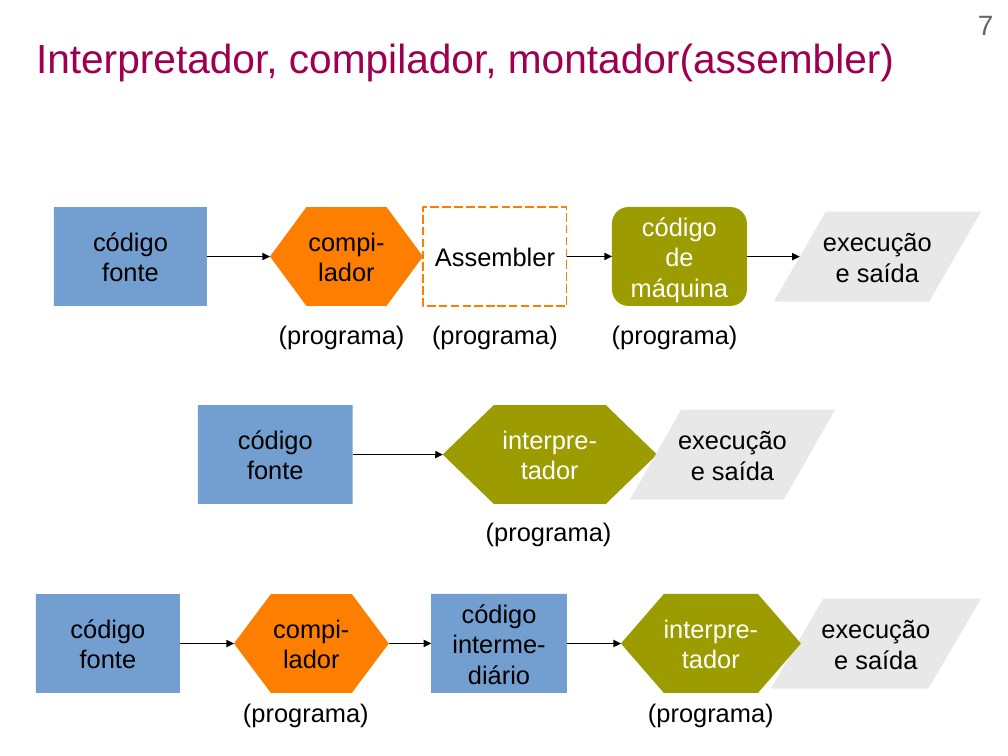
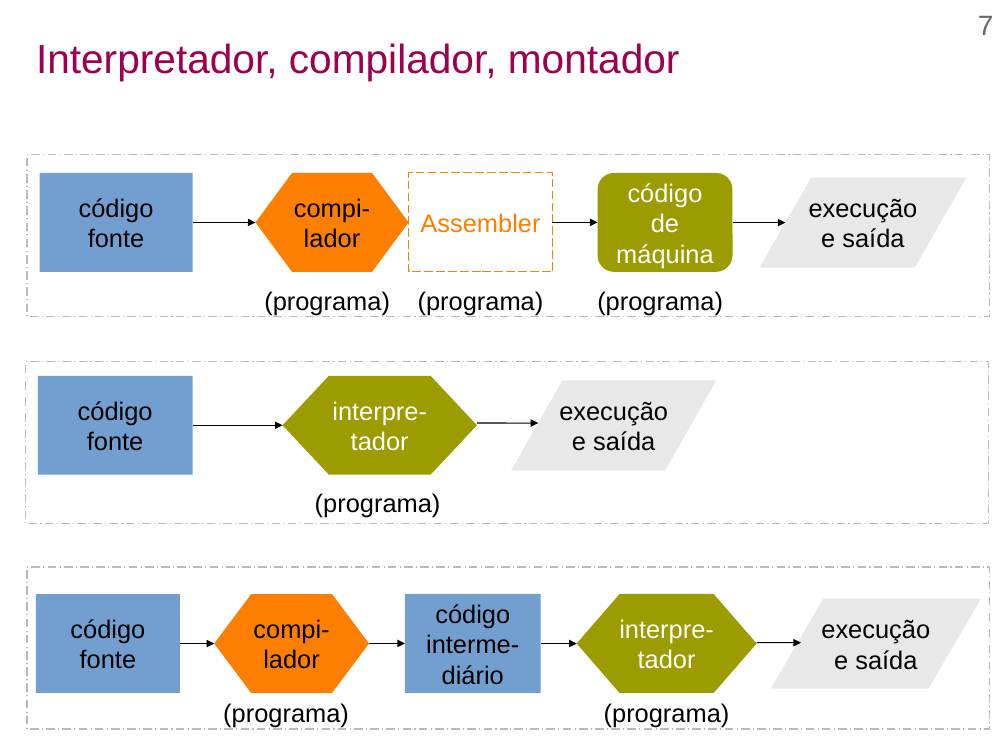
Before and after one commit to efurlanm/teaching, a slide deck: slide 7 of aed/AED-U1S2-Assembly.odp. Drawn at 1008x756 pixels with LibreOffice and Linux fonts; fonts in the diff are those of the drawing; background and template pictures are left out. Boxes give left, top, right and bottom in pixels: in the first picture for what was removed or moved away, otherwise in the second. Text is boxed around its words. In the diff, an @@ line names an element or a change of style, - is before the commit and + after.

```diff
--- a/aed/AED-U1S2-Assembly.odp
+++ b/aed/AED-U1S2-Assembly.odp
@@ title at [36, 43, 680, 81]: text changed @@
-Interpretador, compilador, montador(assembler)
+Interpretador, compilador, montador
@@ rectangle added at [27, 155, 991, 316], outline #BABABA 0.85 pt dashed @@
@@ rectangle "Assembler" at [409, 173, 552, 272]: text colour #000000 to #FE7F00 @@
@@ 3 texts, 3 elbow arrows, 2 rectangles, 1 parallelogram, 1 rounded rectangle, 1 hexagon: place and size @@
-3 texts, 3 elbow arrows, 2 rectangles, 1 parallelogram, 1 rounded rectangle, 1 hexagon at [54, 207, 981, 350]
+3 texts, 3 elbow arrows, 2 rectangles, 1 parallelogram, 1 rounded rectangle, 1 hexagon at [39, 173, 967, 316]
@@ rectangle added at [26, 362, 989, 524], outline #BABABA 0.85 pt dashed @@
@@ rectangle "código fonte": place and size @@
-rectangle "código fonte" at [198, 405, 353, 504]
+rectangle "código fonte" at [38, 376, 192, 475]
@@ hexagon "interpre-tador": place and size @@
-hexagon "interpre-tador" at [443, 405, 657, 504]
+hexagon "interpre-tador" at [283, 376, 477, 475]
@@ hexagon "interpre-tador" at [283, 376, 477, 475]: proportions changed @@
@@ parallelogram "execução e saída": place and size @@
-parallelogram "execução e saída" at [630, 410, 835, 499]
+parallelogram "execução e saída" at [511, 381, 716, 470]
@@ elbow arrow moved from (353, 455) - (443, 455) to (193, 425) - (283, 425) @@
@@ arrow added from (477, 424) to (539, 424), #000000 0.85 pt @@
@@ text "(programa)": place and size @@
-text "(programa)" at [486, 522, 612, 547]
+text "(programa)" at [315, 493, 441, 517]
@@ rectangle added at [27, 567, 991, 729], outline #BABABA 0.85 pt dashed @@
@@ hexagon "compi-lador": place and size @@
-hexagon "compi-lador" at [234, 595, 389, 693]
+hexagon "compi-lador" at [214, 595, 369, 693]
@@ rectangle "código interme-diário": place and size @@
-rectangle "código interme-diário" at [432, 595, 567, 693]
+rectangle "código interme-diário" at [405, 595, 541, 693]
@@ hexagon "interpre-tador": place and size @@
-hexagon "interpre-tador" at [621, 595, 801, 693]
+hexagon "interpre-tador" at [577, 595, 757, 693]
@@ elbow arrow moved from (180, 644) - (234, 644) to (180, 644) - (214, 644) @@
@@ elbow arrow moved from (389, 644) - (432, 644) to (370, 644) - (405, 644) @@
@@ elbow arrow moved from (567, 644) - (621, 644) to (541, 644) - (577, 644) @@
@@ arrow added from (757, 643) to (801, 643), #000000 0.85 pt @@
@@ text "(programa)": place and size @@
-text "(programa)" at [243, 703, 369, 728]
+text "(programa)" at [223, 703, 349, 728]
@@ text "(programa)": place and size @@
-text "(programa)" at [648, 703, 774, 728]
+text "(programa)" at [604, 703, 730, 728]
```
Also in this commit, not shown: 30 other slides changed, 18 other files.
